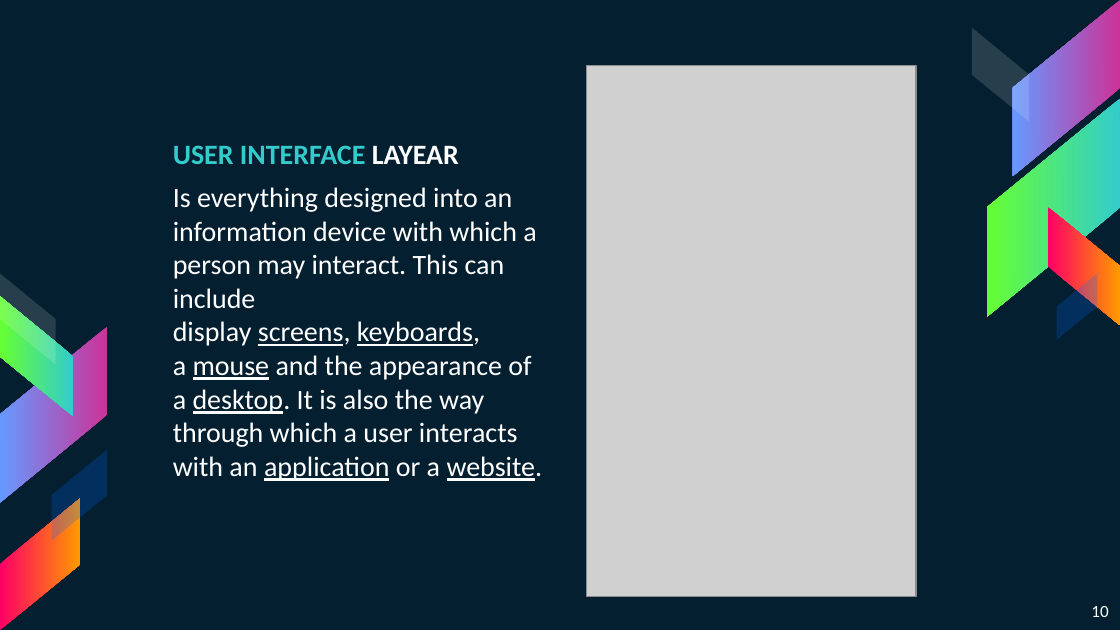
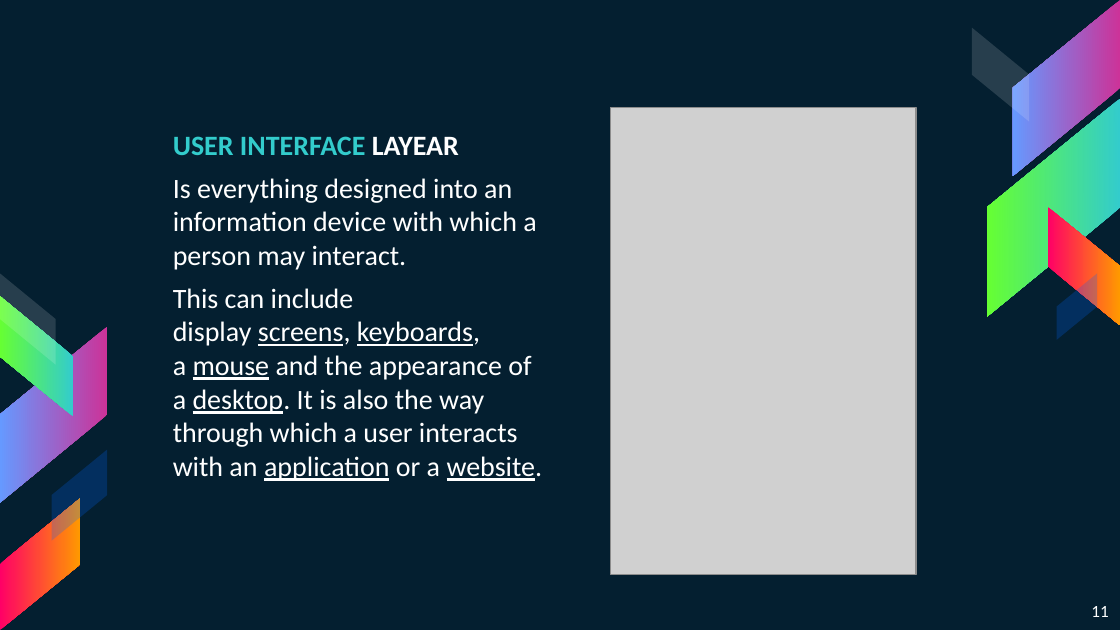
Before and after one commit to khdevnet/cqrs-architecture, a slide deck: slide 11 of docs/presentation/CQRS-EventSourcing-Architecture-Overview.pptx (slide 10 before the commit). Drawn at 1120x630 pixels with LibreOffice and Linux fonts; fonts in the diff are those of the drawing; grey boxes stand for pictures. Boxes give left, top, right and bottom in pixels: in the first picture for what was removed or moved away, otherwise in the second. Text is boxed around its words. In the diff, an @@ line names an element or a change of style, - is before the commit and + after.

Commit message:
Add presentation

```diff
--- a/docs/presentation/CQRS-EventSourcing-Architecture-Overview.pptx
+++ b/docs/presentation/CQRS-EventSourcing-Architecture-Overview.pptx
@@ picture: place and size @@
-picture at [587,66,916,597]
+picture at [610,108,916,575]
@@ text at [173,178,543,481]: text changed @@
-Is everything designed into an information device with which a person may interact. This can include display screens, keyboards, a mouse and the appearance of a desktop. It is also the way through which a user interacts with an application or a website.
+Is everything designed into an information device with which a person may interact.
+This can include display screens, keyboards, a mouse and the appearance of a desktop. It is also the way through which a user interacts with an application or a website.
@@ page number at [1091,606,1108,617]: text changed @@
-10
+11
```
Also in this commit, not shown: 5 other slides changed, 5 slides added, 5 slides removed, 2 other files.
